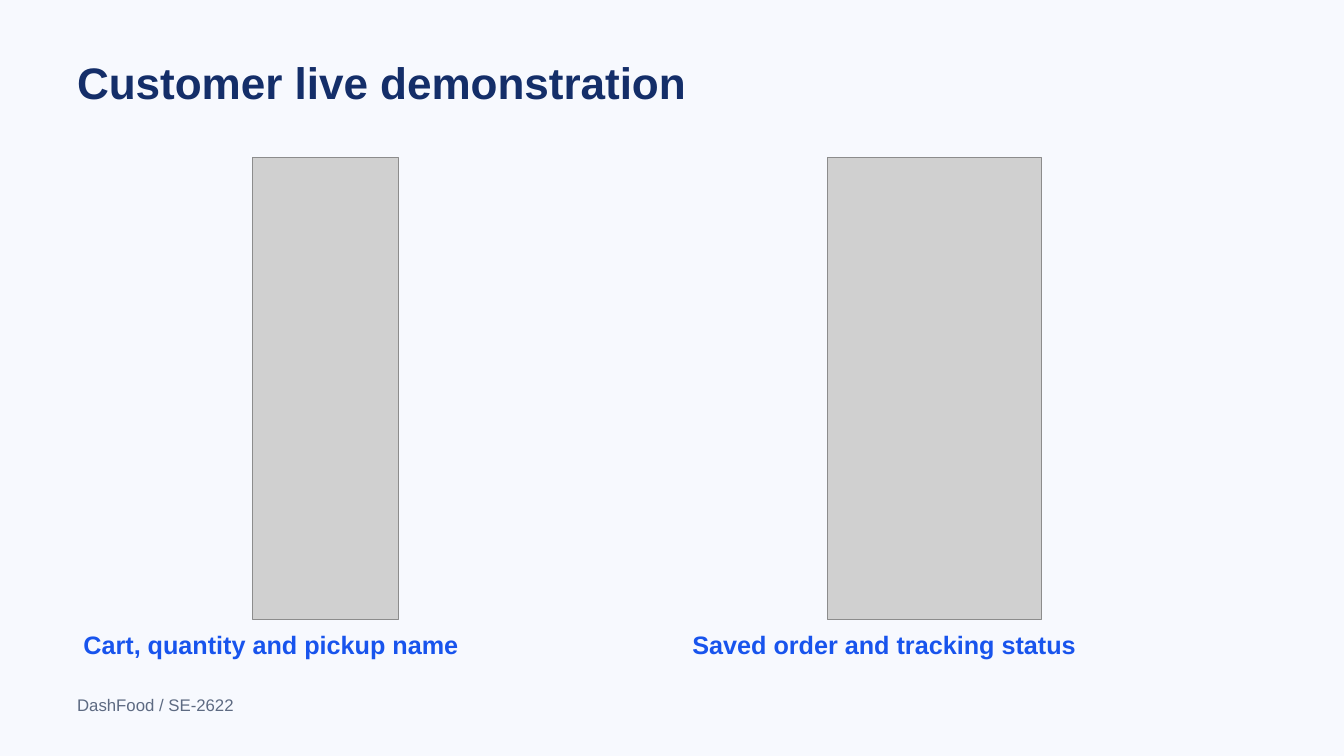
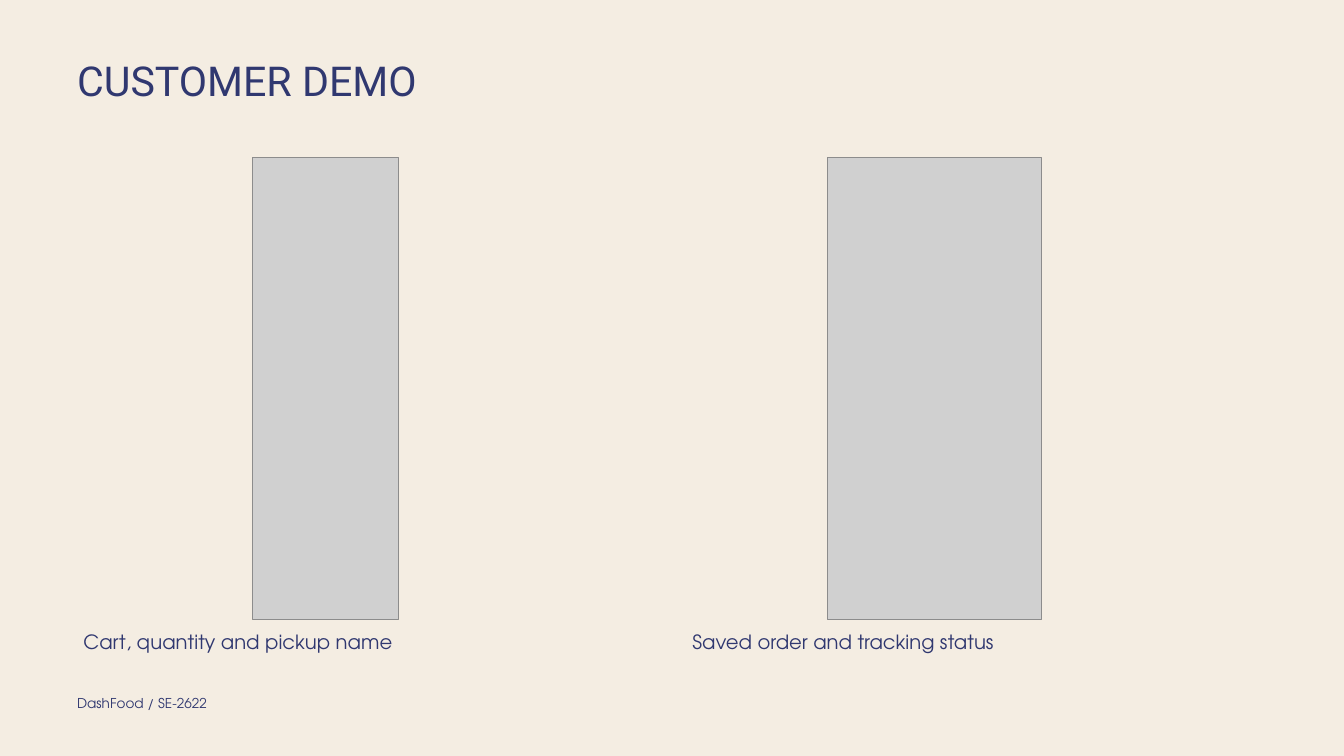
Before and after one commit to Arqode/CafeSystem, a slide deck: slide 4 of output/final/DashFood_Final_Presentation.pptx. Drawn at 1344x756 pixels with LibreOffice and Linux fonts; fonts in the diff are those of the drawing; grey boxes stand for pictures. Boxes give left, top, right and bottom in pixels: in the first picture for what was removed or moved away, otherwise in the second. Text is boxed around its words. In the diff, an @@ line names an element or a change of style, - is before the commit and + after.

```diff
--- a/output/final/DashFood_Final_Presentation.pptx
+++ b/output/final/DashFood_Final_Presentation.pptx
@@ background #F7F9FE to #F4EDE2 @@
@@ text at (77,66,417,97): text changed; size 31.5 to 29.4 pt; font Arial to Roboto; text colour #142E69 to #303870; bold off @@
-Customer live demonstration
+CUSTOMER DEMO
@@ text "Cart, quantity and pickup name" at (83,634,393,653): size 18 to 14 pt, font Arial to TeX Gyre Adventor, text colour #1854ED to #303870, bold off @@
@@ text "Saved order and tracking status" at (692,634,994,653): size 18 to 14 pt, font Arial to TeX Gyre Adventor, text colour #1854ED to #303870, bold off @@
@@ text "DashFood / SE-2622" at (77,698,207,708): size 12 to 9.7 pt, font Arial to TeX Gyre Adventor, text colour #5D6A82 to #303870 @@
```
Also in this commit, not shown: 9 other slides changed, 54 other files.
